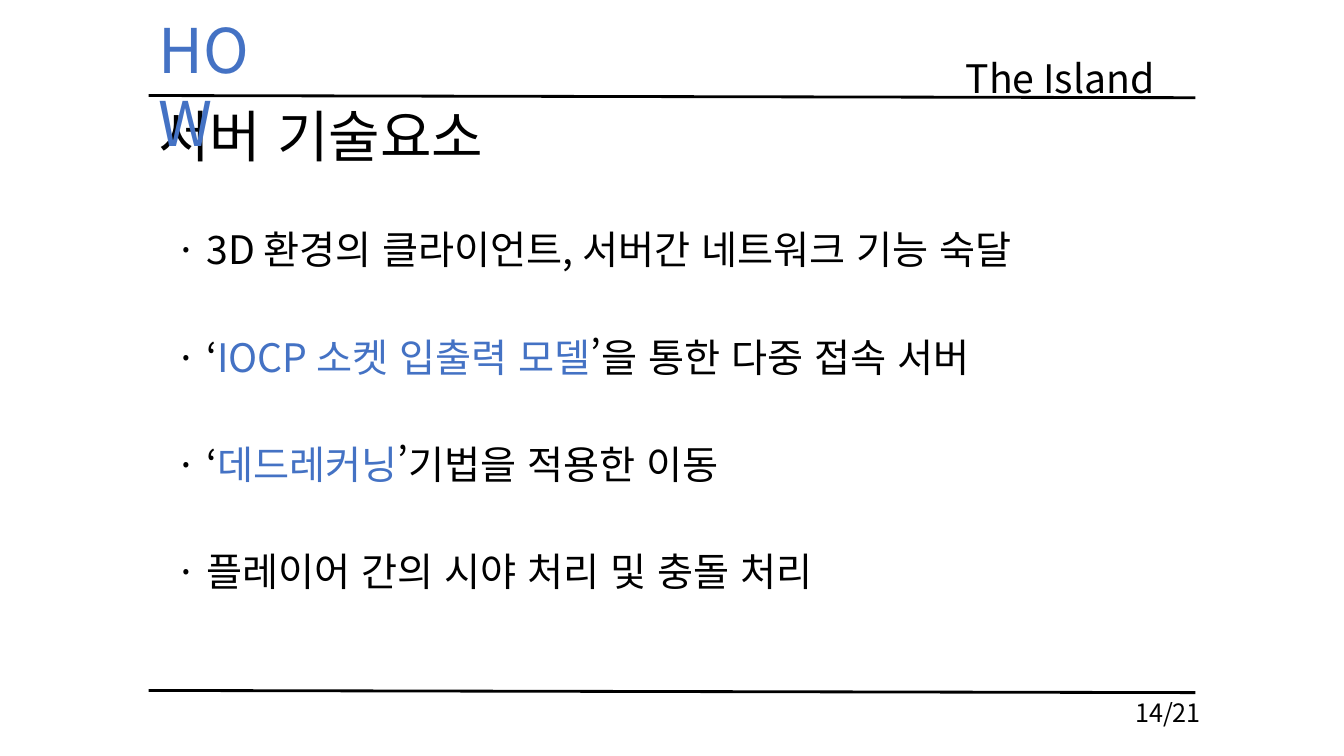
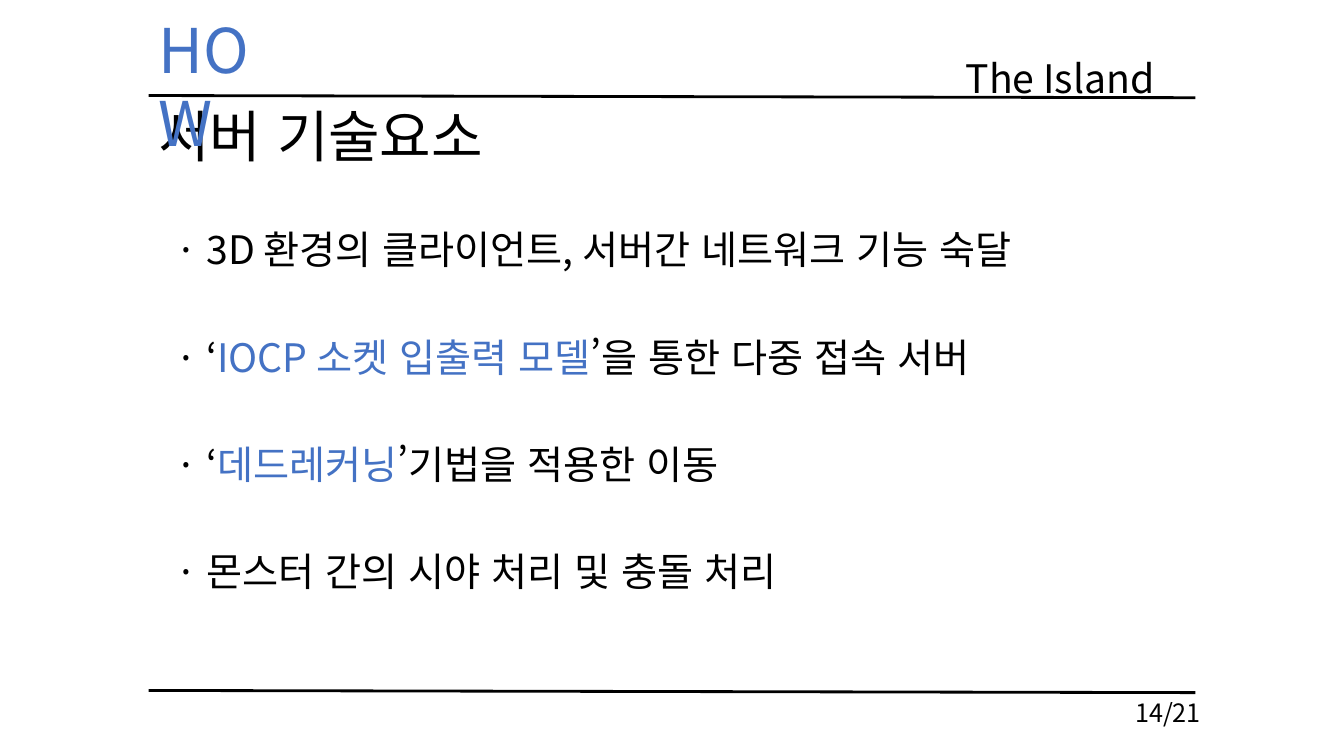
Before and after one commit to KimHaYoon/SickPerson, a slide deck: slide 14 of 문서/TheIsland_김하윤_이동규_이득유.pptx. Drawn at 1344x756 pixels with LibreOffice and Linux fonts; fonts in the diff are those of the drawing. Boxes give left, top, right and bottom in pixels: in the first picture for what was removed or moved away, otherwise in the second. Text is boxed around its words. In the diff, an @@ line names an element or a change of style, - is before the commit and + after.

```diff
--- a/문서/TheIsland_김하윤_이동규_이득유.pptx
+++ b/문서/TheIsland_김하윤_이동규_이득유.pptx
@@ text at box(207, 553, 776, 589): text changed @@
-· 플레이어 간의 시야 처리 및 충돌 처리
+· 몬스터 간의 시야 처리 및 충돌 처리
```
Also in this commit, not shown: 4 other slides changed.
